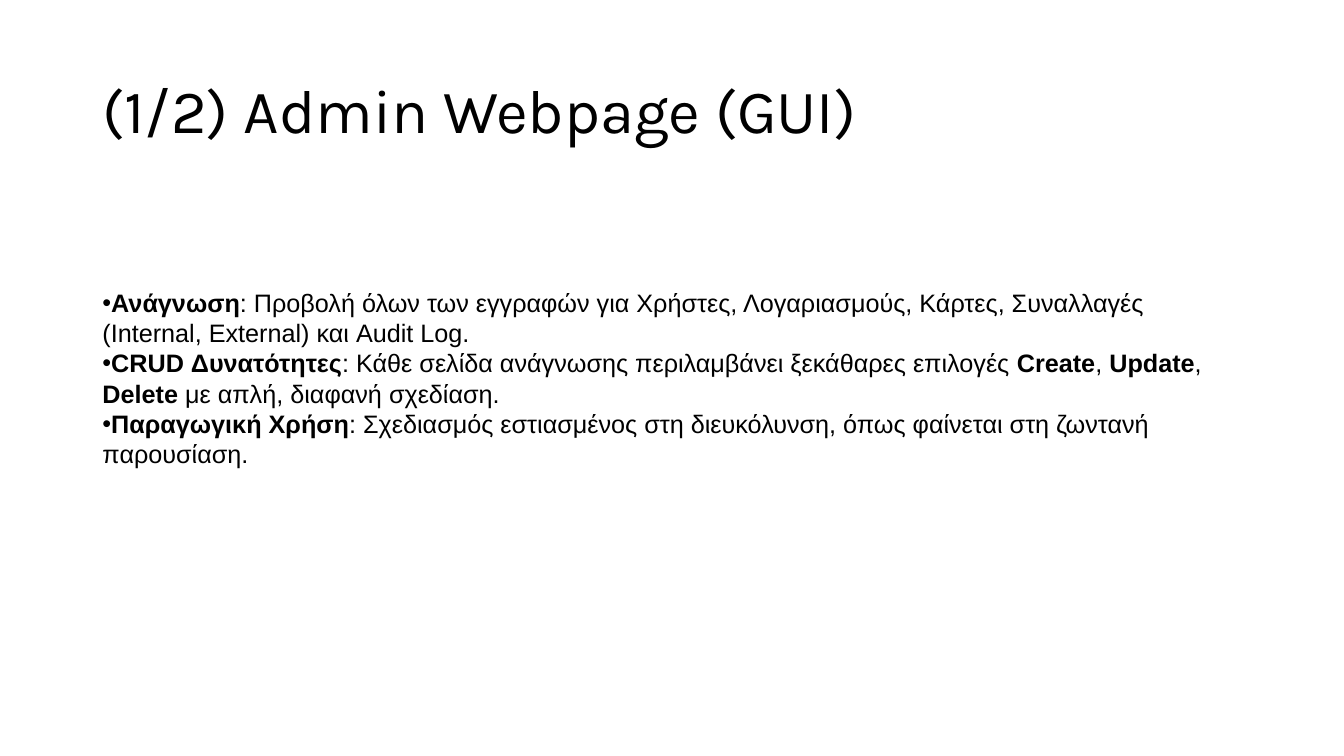
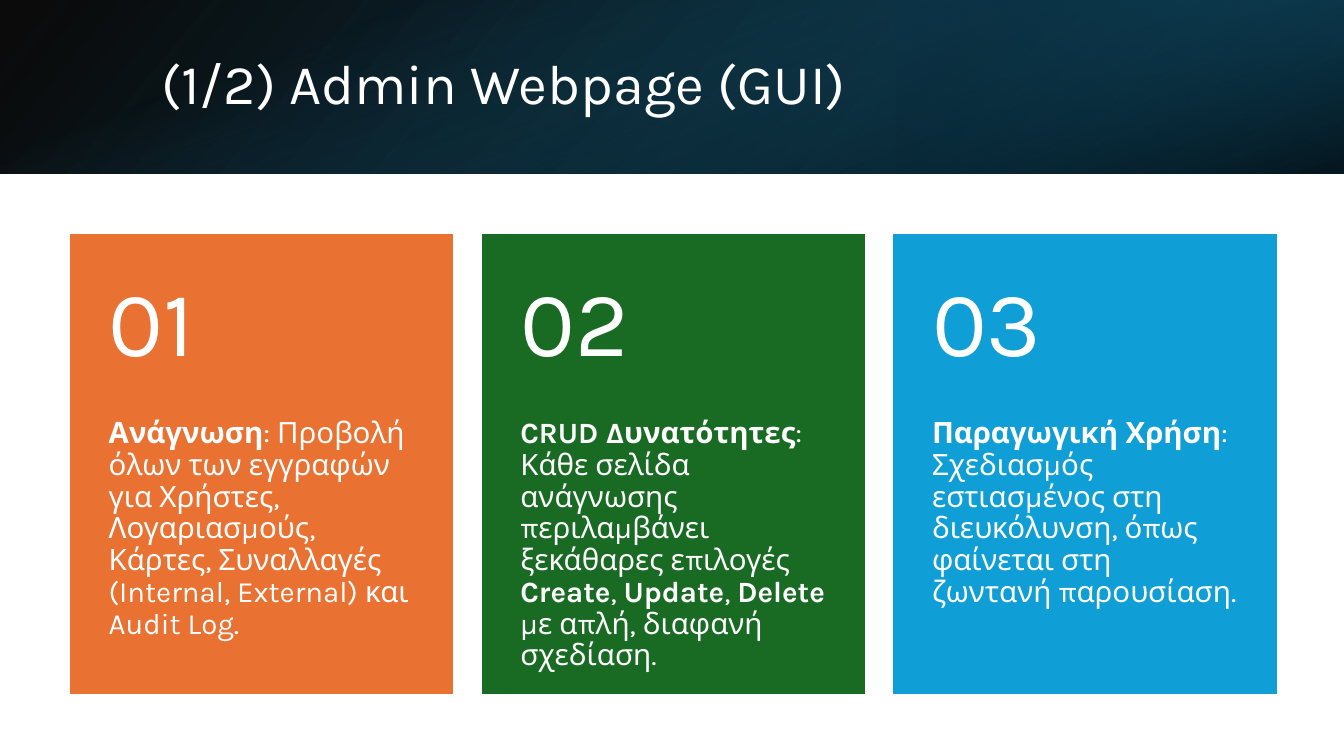
Before and after one commit to HOBBIEZ/ZDFinance, a slide deck: slide 5 of ΣΒΔ2 Παρουσίαση.pptx. Drawn at 1344x756 pixels with LibreOffice and Linux fonts; fonts in the diff are those of the drawing. Boxes give left, top, right and bottom in pixels: in the first picture for what was removed or moved away, otherwise in the second. Text is boxed around its words. In the diff, an @@ line names an element or a change of style, - is before the commit and + after.

Commit message:
ah

```diff
--- a/ΣΒΔ2 Παρουσίαση.pptx
+++ b/ΣΒΔ2 Παρουσίαση.pptx
@@ rectangle added at bbox=[0, 0, 1344, 173], fill gradient #000000 to #104862 @@
@@ rectangle added at bbox=[0, 1, 1343, 174], fill gradient #156082 to #000000 @@
@@ rectangle added at bbox=[896, 0, 1344, 173], fill gradient #0B3041 to #156082 @@
@@ title "(1/2) Admin Webpage (GUI)": place and size @@
-title "(1/2) Admin Webpage (GUI)" at bbox=[102, 88, 856, 148]
+title "(1/2) Admin Webpage (GUI)" at bbox=[161, 63, 846, 118]
@@ title "(1/2) Admin Webpage (GUI)" at bbox=[161, 63, 846, 118]: size 44 to 40 pt, text colour #000000 to #FFFFFF @@
@@ text removed at bbox=[102, 293, 1201, 469] @@
-• Ανάγνωση: Προβολή όλων των εγγραφών για Χρήστες, Λογαριασμούς, Κάρτες, Συναλλαγές (Internal, External) και Audit Log.
-• CRUD Δυνατότητες: Κάθε σελίδα ανάγνωσης περιλαμβάνει ξεκάθαρες επιλογές Create, Update, Delete με απλή, διαφανή σχεδίαση.
-• Παραγωγική Χρήση: Σχεδιασμός εστιασμένος στη διευκόλυνση, όπως φαίνεται στη ζωντανή παρουσίαση.
@@ group added at bbox=[72, 235, 1275, 693]: 6 texts, 3 rectangles @@
+Ανάγνωση: Προβολή όλων των εγγραφών για Χρήστες, Λογαριασμούς, Κάρτες, Συναλλαγές (Internal, External) και Audit Log.
+01
+CRUD Δυνατότητες: Κάθε σελίδα ανάγνωσης περιλαμβάνει ξεκάθαρες επιλογές Create, Update, Delete με απλή, διαφανή σχεδίαση.
+02
+Παραγωγική Χρήση: Σχεδιασμός εστιασμένος στη διευκόλυνση, όπως φαίνεται στη ζωντανή παρουσίαση.
+03
```
Also in this commit, not shown: 10 other slides changed.
